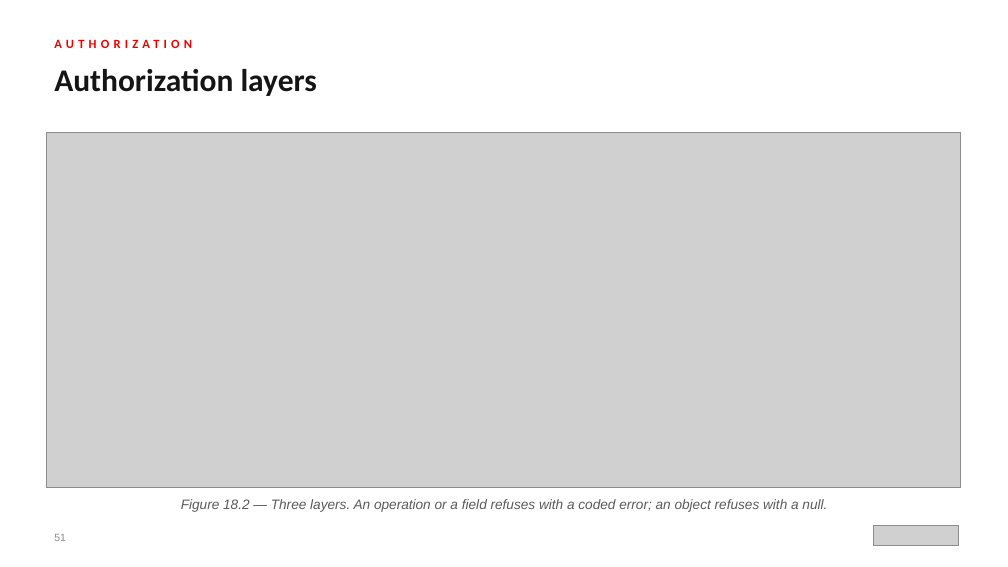
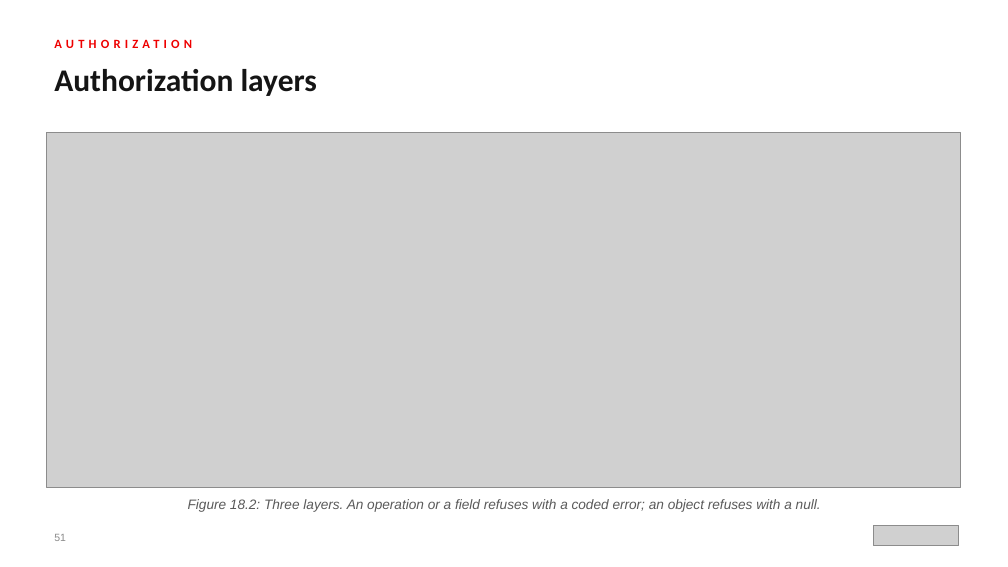
Before and after one commit to patterncatalyst/api-patterns-and-practices-graphql, a slide deck: slide 51 of presentation/api-patterns-graphql-100/api-patterns-graphql-100.pptx. Drawn at 1008x567 pixels with LibreOffice and Linux fonts; fonts in the diff are those of the drawing; grey boxes stand for pictures. Boxes give left, top, right and bottom in pixels: in the first picture for what was removed or moved away, otherwise in the second. Text is boxed around its words. In the diff, an @@ line names an element or a change of style, - is before the commit and + after.

```diff
--- a/presentation/api-patterns-graphql-100/api-patterns-graphql-100.pptx
+++ b/presentation/api-patterns-graphql-100/api-patterns-graphql-100.pptx
@@ text at [188,499,821,512]: text changed @@
-Figure 18.2 — Three layers. An operation or a field refuses with a coded error; an object refuses with a null.
+Figure 18.2: Three layers. An operation or a field refuses with a coded error; an object refuses with a null.
```
Also in this commit, not shown: 47 other slides changed, 5 other files.
